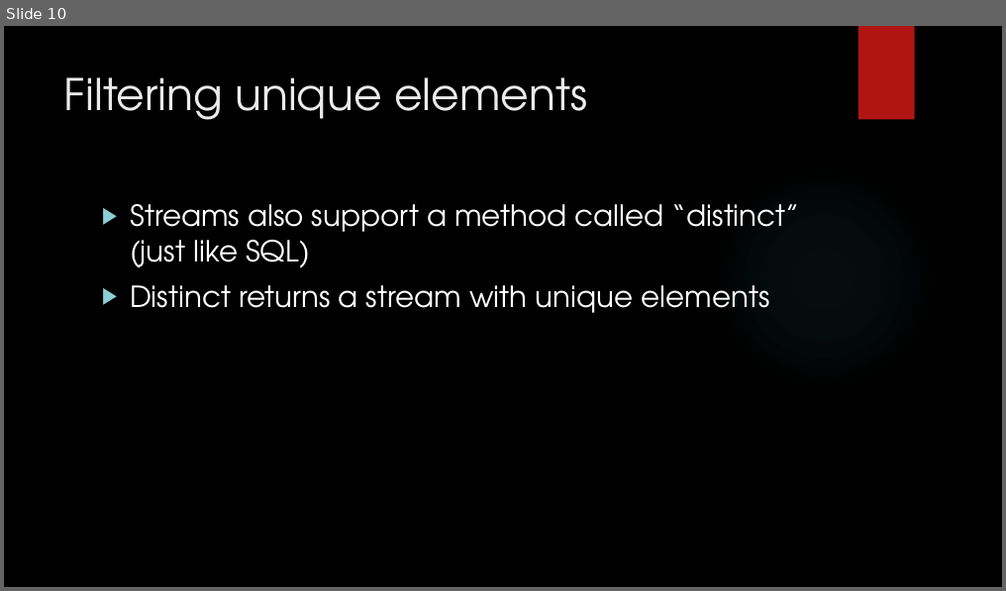
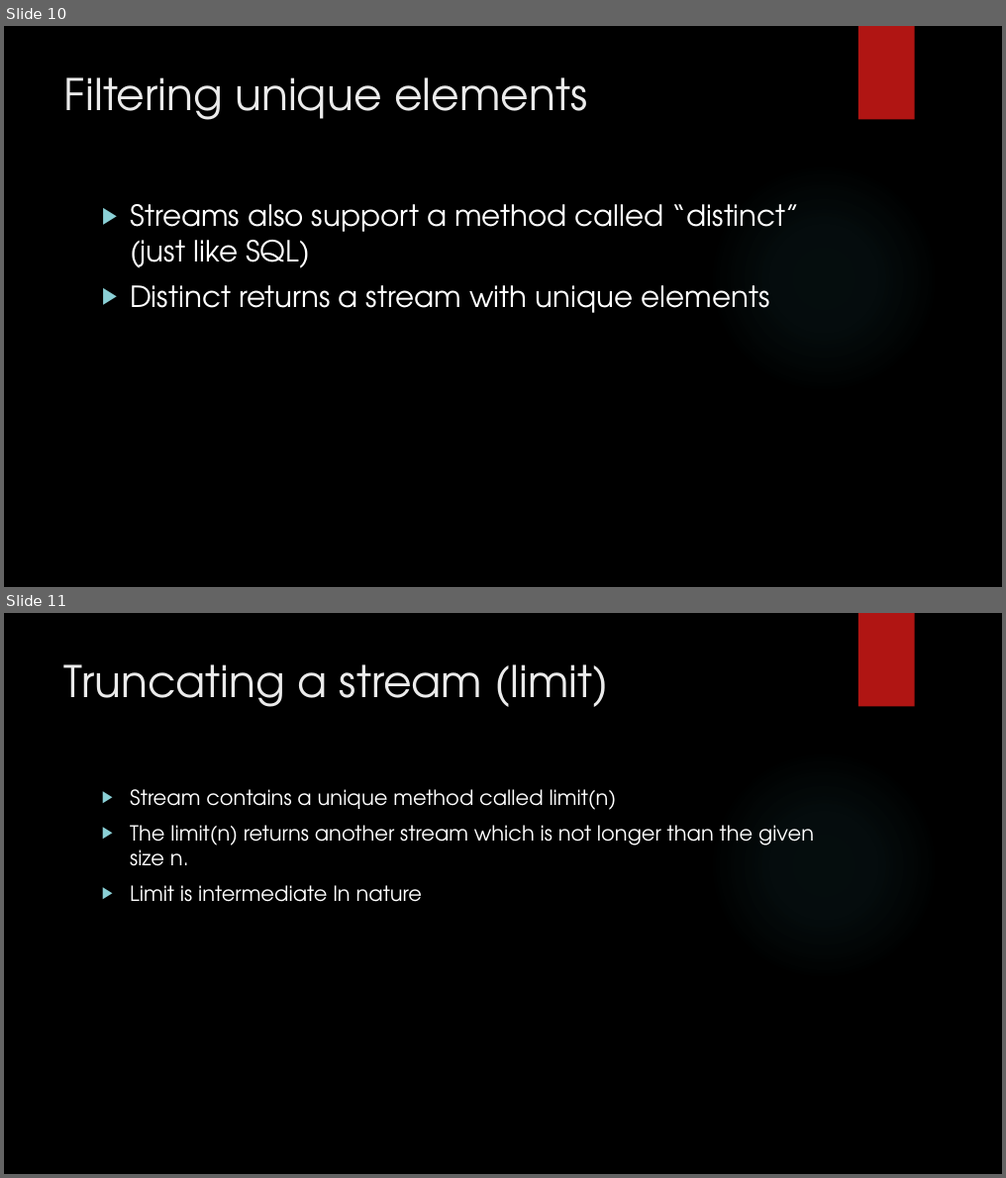
Before and after one commit to aayushnig07/instagram, a slide deck: Java8/Slides/Java 8 Basics.pptx. Shown one above the other, each under a label of ours: slide 10 before the commit, slides 10 and 11 after it. The pictures are 1006x591 and 1006x1178 pixels, drawn with LibreOffice and Linux fonts; fonts in the diff are those of the drawing; background and template pictures are left out. Boxes give left, top, right and bottom in pixels: in the first picture for what was removed or moved away, otherwise in the second. Text is boxed around its words. In the diff, an @@ line names an element or a change of style, - is before the commit and + after.

Commit message:
Added limit function

```diff
--- a/Java8/Slides/Java 8 Basics.pptx
+++ b/Java8/Slides/Java 8 Basics.pptx
@@ slide 11 added at <box>4,613,1002,1174</box>, background picture (left out); not listed: 2 template elements that a slide beside it also shows @@
@@ title added at <box>64,664,609,707</box>, 42 pt, text #EBEBEB @@
+Truncating a stream (limit)
@@ text added at <box>130,789,814,902</box>, 20 pt, text #FFFFFF @@
+▶ Stream contains a unique method called limit(n)
+▶ The limit(n) returns another stream which is not longer than the given size n.
+▶ Limit is intermediate In nature
```
Also in this commit, not shown: 2 other files.
